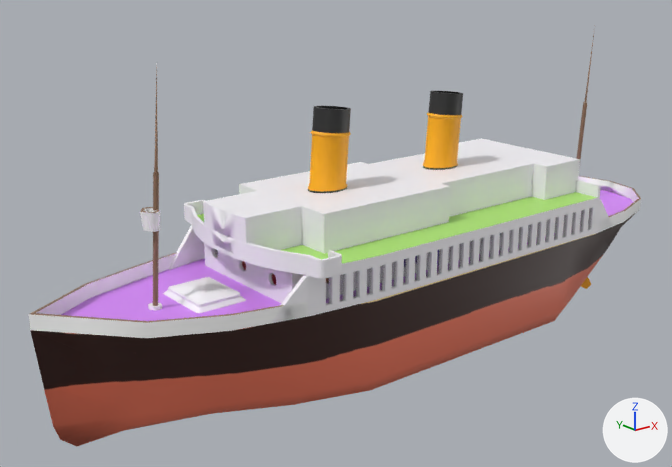
An edit to the FBX model Assets/GROUPFOLDER/Prefabs/Ship/P_Ship.fbx, drawn before and after from the same camera.
The view is the same before and after, from a camera (50 mm lens) standing at (-50.3, -54.5, 24.2) and looking at (-5.1, 2.0, 1.6). The lights are fixed; the arrows at lower right show +X, +Y and +Z. The older version comes first. Where no turn or scale is listed for an object, it has been applied to the vertices. Vertices at exactly the same position are counted once.

The first picture shows 'Bridgewing', 'CargoHatch', 'Funnel2', 'Hull', 'Mast1', 'PRODUCTION-SuperstructureDeck1', 'Railing', 'SuperstructureDeck2', 'SuperstructureDeck2.001', 'UpperDeckWalls', 'Windows' and 2 more.
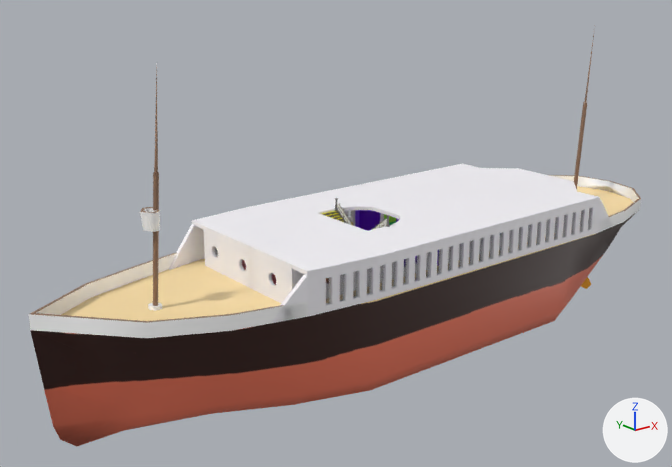
Diff of the bpy script that builds the scene:
```diff
--- a/Assets/GROUPFOLDER/Prefabs/Ship/P_Ship.fbx.py
+++ b/Assets/GROUPFOLDER/Prefabs/Ship/P_Ship.fbx.py
@@ mat_maindeck @@
 mat_maindeck = principled_material('MainDeck')
-mat_maindeck.base_color = (0.709, 0.261, 1.0)  # purple #db8cff
+mat_maindeck.base_color = (1.0, 0.761, 0.392)  # beige #ffe2a8
@@ me_cube_055 @@
 # used by ob_superstructuredeck2; location = (0.0, 0.0, 0.0)
-me_cube_055.from_pydata(...)  # 110 vertices, 90 faces; spans x -17.0..18.6, y -8.1..8.1, z 2.9..4.3
+me_cube_055.from_pydata(...)  # 68 vertices, 44 faces; spans x -15.2..18.6, y -8.1..8.1, z 2.9..3.3
+# me_cube_055 part 1
+# 46 vertices are removed from x -17.0..15.9, y -8.1..8.1, z 2.9..4.3
+# 60 faces are deleted
+# 2 vertices move from x -17.0, y 0.0, z 2.9..3.3 to x -15.2, y 0.0, z 2.9..3.3
+# 4 vertices are added at (-15.2, 5.8, 3.3), (-15.2, 5.8, 2.9), (-15.2, -5.8, 3.3), (-15.2, -5.8, 2.9)
+# 14 new faces join them
+# me_cube_055 part 2: 10 kept faces spanning x -4.1..-1.7, y -3.1..3.1, z 2.9..3.3 get new texture (UV) coordinates
 me_cube_055.materials.append(mat_static_outer)
-me_cube_055.materials.append(mat_upperdeckouter)  # green #afe772
-me_cube_055.materials.append(mat_ceilingmaindeck)  # red #e70f03
@@ ob_superstructuredeck2_001 @@
-ob_superstructuredeck2_001 = bpy.data.objects.new('SuperstructureDeck2.001', me_cube_056)
-ob_superstructuredeck2_001.location = (0.0, 0.0, 0.0)
@@ ob_bridgewing @@
-ob_bridgewing = bpy.data.objects.new('Bridgewing', me_cube_045)
-ob_bridgewing.location = (-5.91, 0.0, 5.88)
@@ ob_funnel2 @@
-ob_funnel2 = bpy.data.objects.new('Funnel2', me_cylinder_017)
-ob_funnel2.location = (0.0, 0.0, 0.0)
@@ ob_cargohatch @@
-ob_cargohatch = bpy.data.objects.new('CargoHatch', me_cube_046)
-ob_cargohatch.location = (-19.52, 0.0, 1.02)
@@ ob_upperdeckwalls @@
-ob_upperdeckwalls = bpy.data.objects.new('UpperDeckWalls', me_cube_058)
-ob_upperdeckwalls.location = (0.0, 0.0, 0.0)
```

Location of each change, (x1, y1, x2, y2) in pixels of the pictures (672 x 467 px):
'Hull', recoloured: (62, 190, 633, 321) in both
'SuperstructureDeck2', reshaped: before (192, 180, 601, 275); after (192, 164, 600, 276)
'UpperDeckWalls', deleted: before (203, 138, 580, 254)
'Funnel2', deleted: before (308, 91, 463, 193)
    faces in mat_funnelbottom (orange #ffaf04): (308, 112, 462, 192)
    faces in mat_funneltop (black #2f2f2f): (308, 91, 463, 193)
'SuperstructureDeck2.001', deleted: before (191, 207, 310, 271)
'CargoHatch', deleted: before (163, 277, 246, 313)
'Bridgewing', deleted: before (184, 200, 342, 278)
    faces in mat_static_outer (picture img_superstructuredeck1_png): (184, 200, 342, 278)
'FloorMainDeck', recoloured: (389, 221, 396, 225) in both
part 1 of me_cube_055, cut back: before (192, 180, 601, 275); after (192, 164, 598, 275)
part 2 of me_cube_055, surface changed: after (342, 207, 367, 211)
